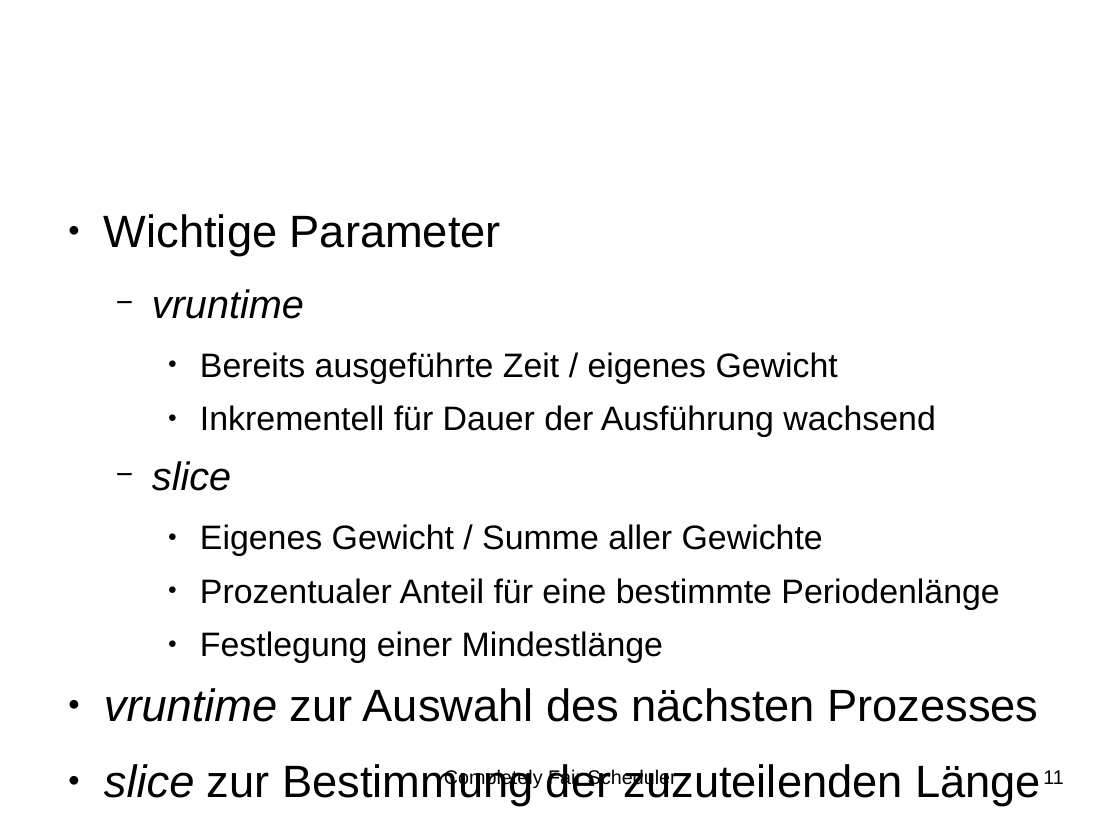
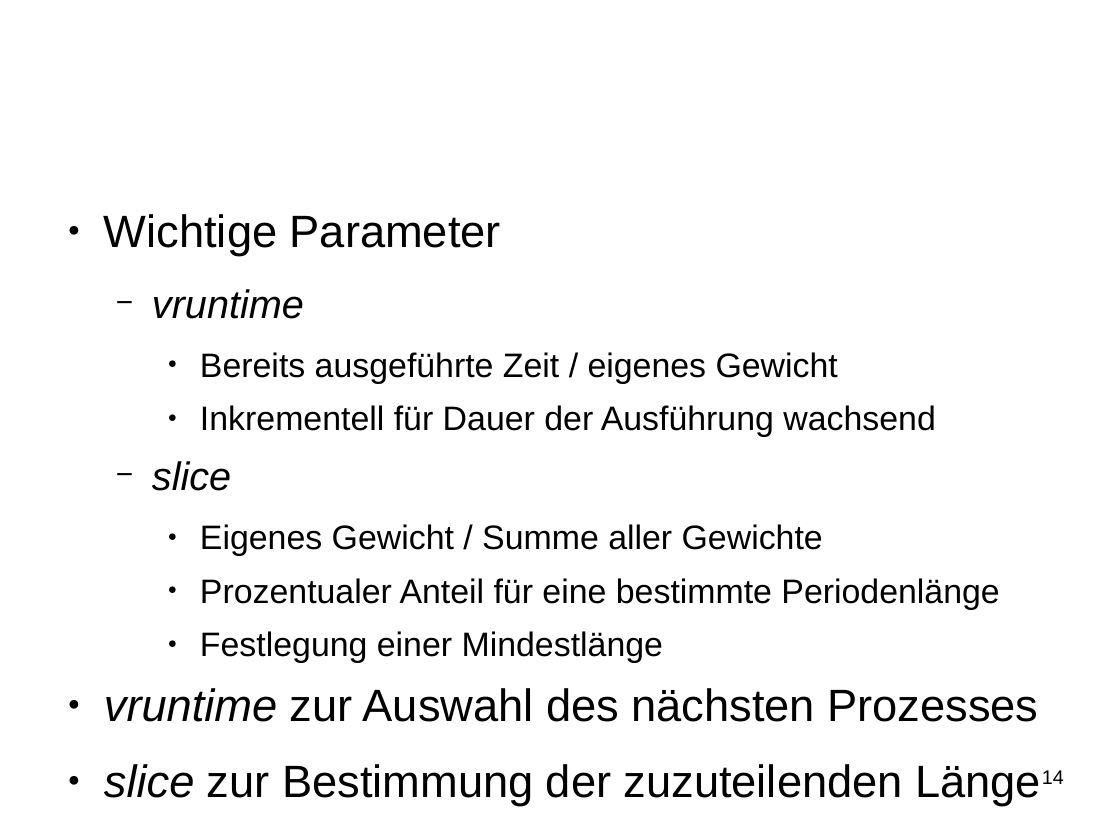
Before and after one commit to SeminararbeitCFS/main, a slide deck: slide 14 of vortrag/vortrag_CFS.odp (slide 11 before the commit). Drawn at 1120x840 pixels with LibreOffice and Linux fonts; fonts in the diff are those of the drawing; background and template pictures are left out. Boxes give left, top, right and bottom in pixels: in the first picture for what was removed or moved away, otherwise in the second. Text is boxed around its words. In the diff, an @@ line names an element or a change of style, - is before the commit and + after.

```diff
--- a/vortrag/vortrag_CFS.odp
+++ b/vortrag/vortrag_CFS.odp
@@ text removed at box(444, 769, 677, 789) @@
-Completely Fair Scheduler
@@ page number at box(1042, 770, 1064, 784): text changed @@
-11
+14
```
Also in this commit, not shown: 10 other slides changed, 9 slides added, 1 slide removed, 2 other files.
